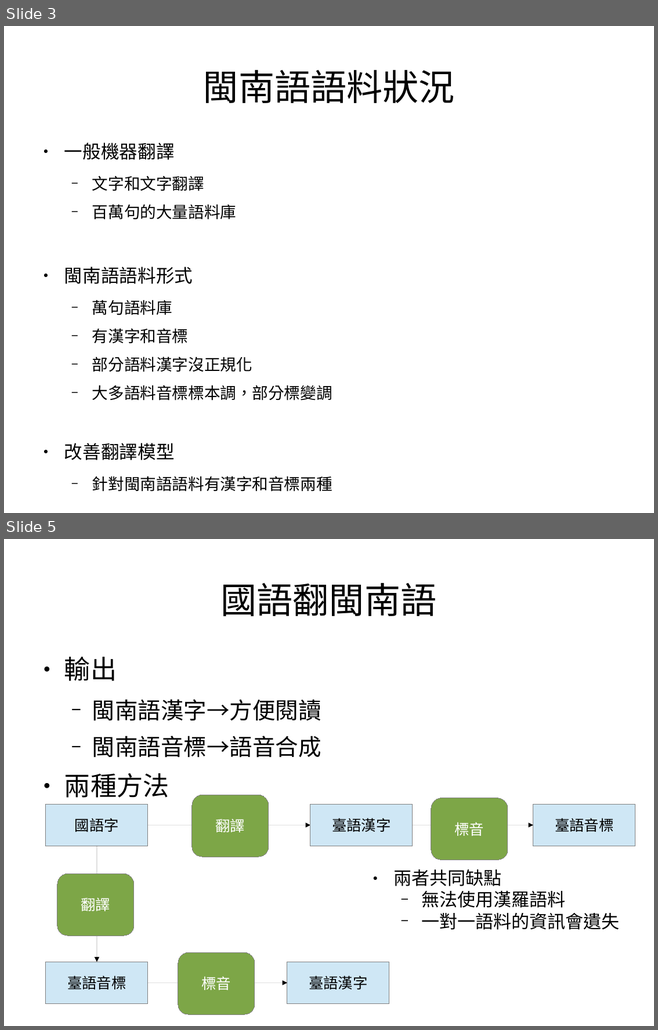
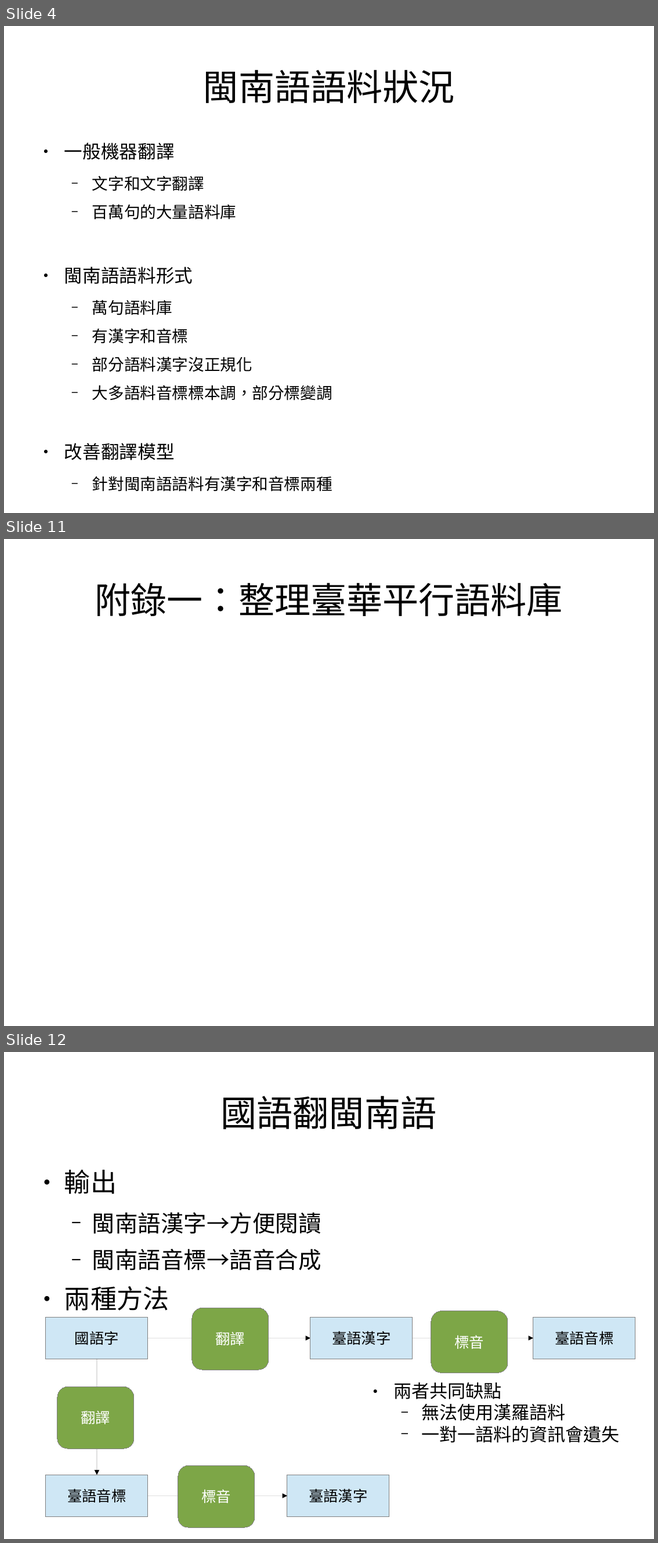
Before and after one commit to sih4sing5hong5/po3-ko3_tau5-iann2-phinn3, a slide deck: 翻譯報告.odp. Shown one above the other, each under a label of ours: slides 3 and 5 before the commit, slides 4, 11 and 12 after it; the slides between them are not shown. The pictures are 658x1030 and 658x1543 pixels, drawn with LibreOffice and Linux fonts; fonts in the diff are those of the drawing. Boxes give left, top, right and bottom in pixels: in the first picture for what was removed or moved away, otherwise in the second. Text is boxed around its words. In the diff, an @@ line names an element or a change of style, - is before the commit and + after.

```diff
--- a/翻譯報告.odp
+++ b/翻譯報告.odp
@@ slide 11 added at [4, 539, 654, 1026], background #FFFFFF @@
@@ title added at [94, 583, 563, 616], 44 pt, text #000000 @@
+附錄一：整理臺華平行語料庫
@@ what was slide 3 is now slide 4 @@
@@ what was slide 5 is now slide 12 @@
```
Also in this commit, not shown: 1 slide changed, 5 other slides added.
